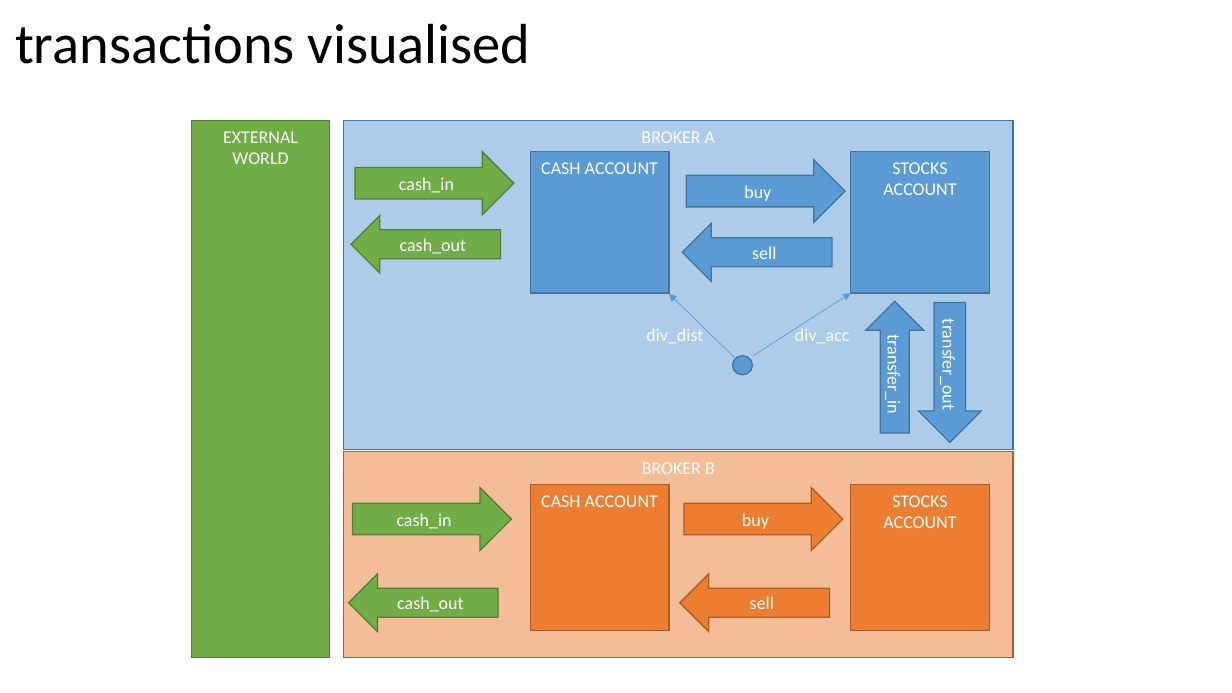
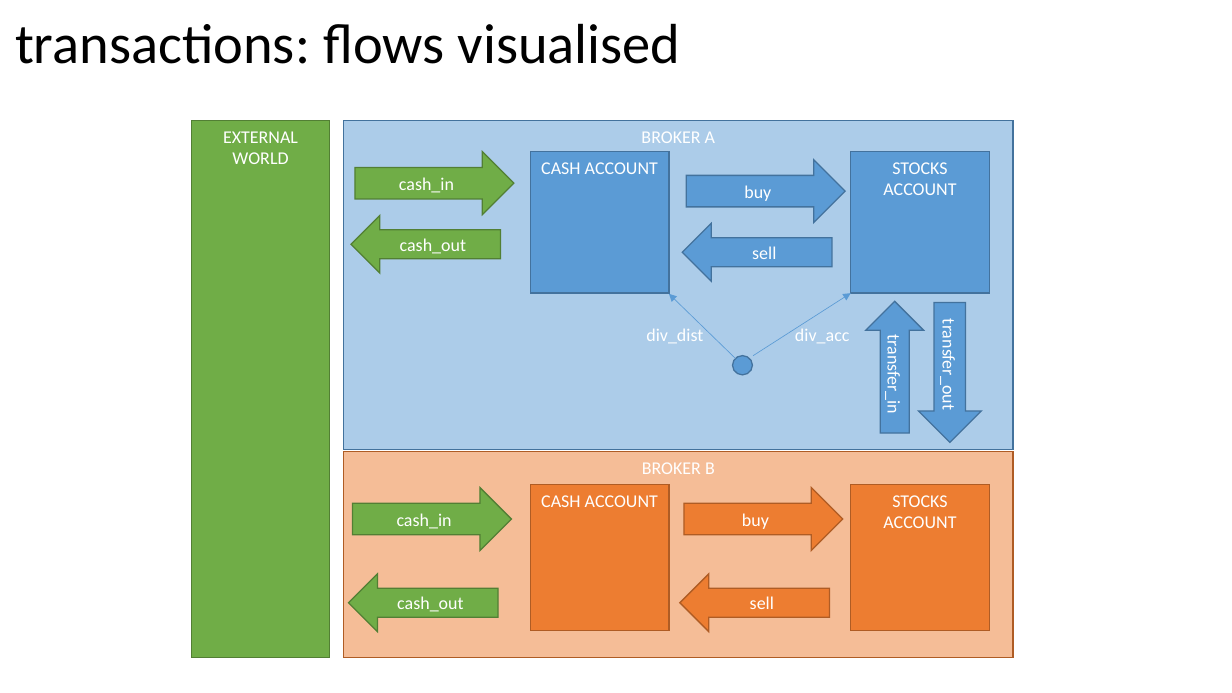
Before and after one commit to jorritvm/stocks_dashboard, a slide deck: slide 10 of doc/stock_dashboard_documentation.pptx (slide 18 before the commit). Drawn at 1232x693 pixels with LibreOffice and Linux fonts; fonts in the diff are those of the drawing. Boxes give left, top, right and bottom in pixels: in the first picture for what was removed or moved away, otherwise in the second. Text is boxed around its words. In the diff, an @@ line names an element or a change of style, - is before the commit and + after.

```diff
--- a/doc/stock_dashboard_documentation.pptx
+++ b/doc/stock_dashboard_documentation.pptx
@@ title at [15,23,681,64]: text changed @@
-transactions visualised
+transactions: flows visualised
```
Also in this commit, not shown: 2 other slides changed, 8 slides added, 3 slides removed, 15 other files.
